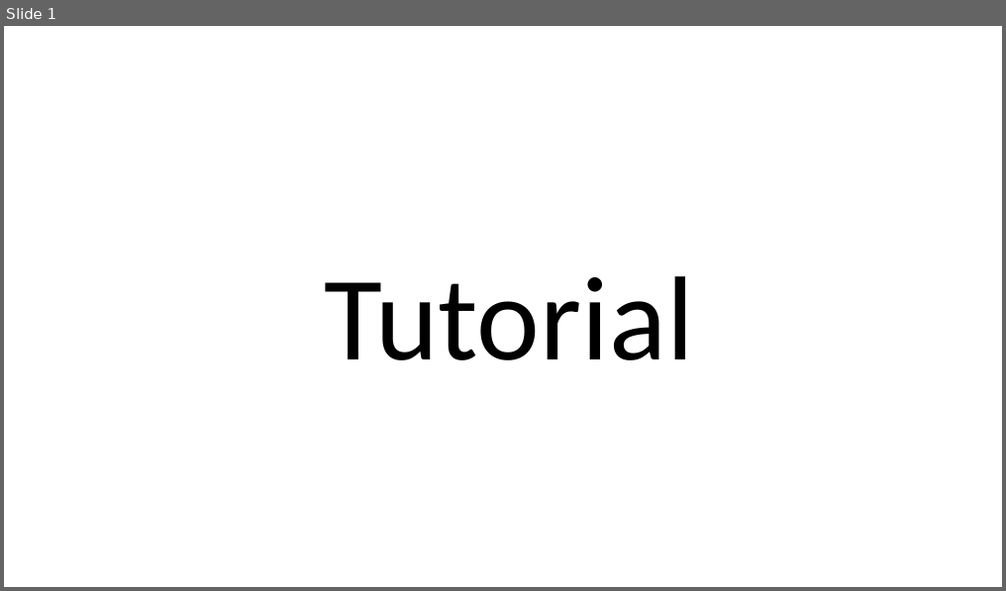
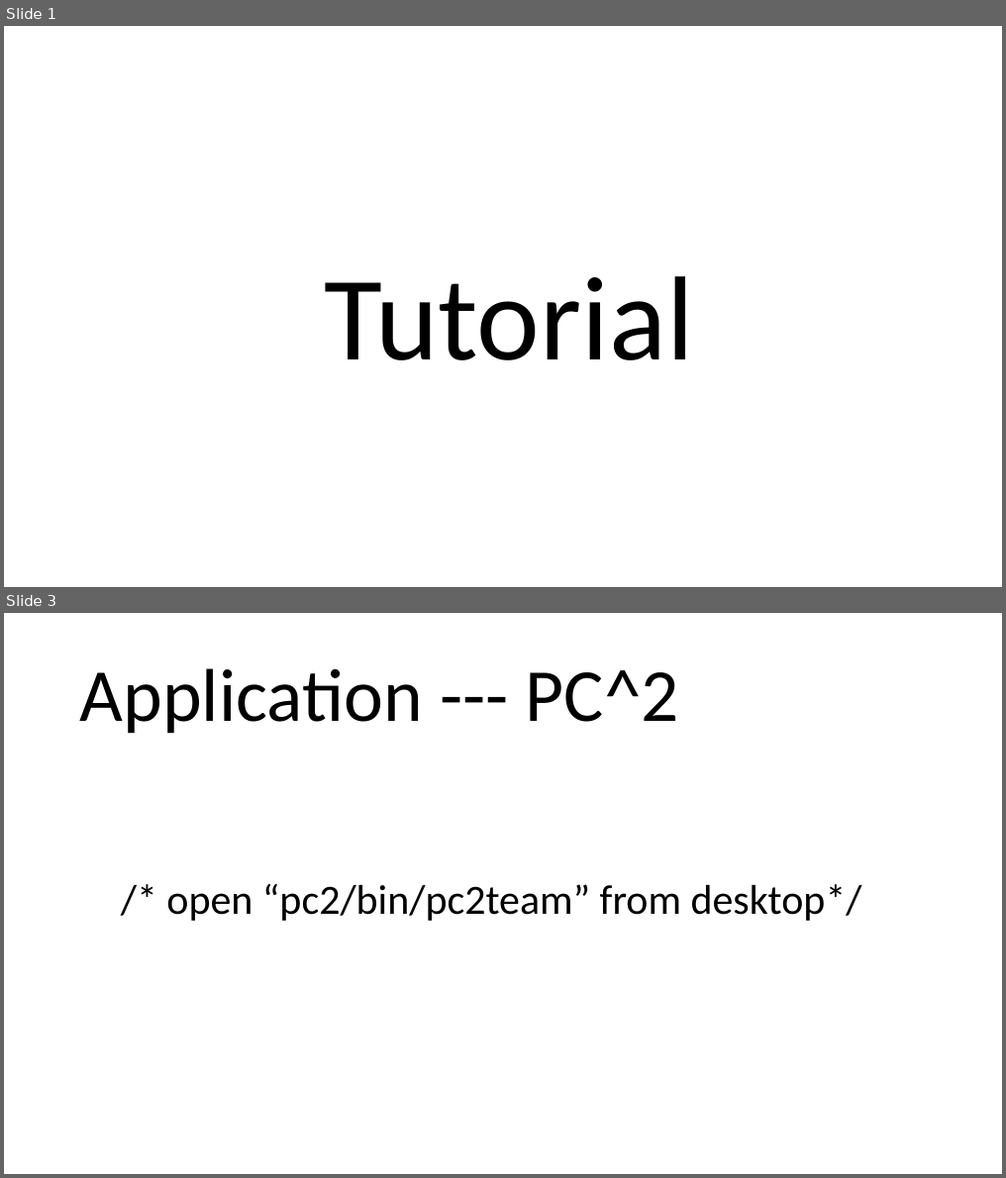
Before and after one commit to nckuacm/acp_cheatsheet, a slide deck: program/pc2/tutorial.pptx. Shown one above the other, each under a label of ours: slide 1 before the commit, slides 1 and 3 after it; the slides between them are not shown. The pictures are 1006x591 and 1006x1178 pixels, drawn with LibreOffice and Linux fonts; fonts in the diff are those of the drawing. Boxes give left, top, right and bottom in pixels: in the first picture for what was removed or moved away, otherwise in the second. Text is boxed around its words. In the diff, an @@ line names an element or a change of style, - is before the commit and + after.

```diff
--- a/program/pc2/tutorial.pptx
+++ b/program/pc2/tutorial.pptx
@@ slide 3 added at (x1=4, y1=613, x2=1002, y2=1174), background #FFFFFF @@
@@ title added at (x1=80, y1=668, x2=679, y2=734), 72 pt, text #000000 @@
+Application --- PC^2
@@ text added at (x1=166, y1=884, x2=862, y2=921), 40 pt, text #000000 @@
+/* open “pc2/bin/pc2team” from desktop*/
```
Also in this commit, not shown: 1 slide changed, 1 other slide added, 5 other files.
